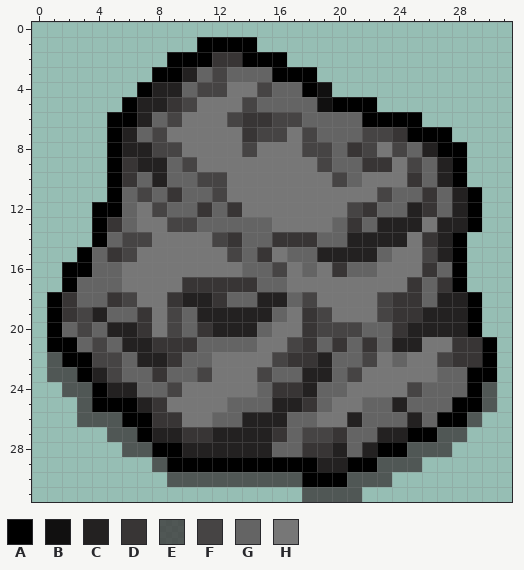
Pixel-art sprite -- Assets/Sprites/LavaDungeon/Rocksonlava.png. Above is the file before it was changed.
The file is 32x32 pixels. Pixels under 10% opacity are left out. Colours within 5 levels of each other are drawn and written as one.
Palette (. is transparent): A #000000  B #111010  C #232121  D #383535  E #383535bf  F #464444  G #646464  H #777777
The result:
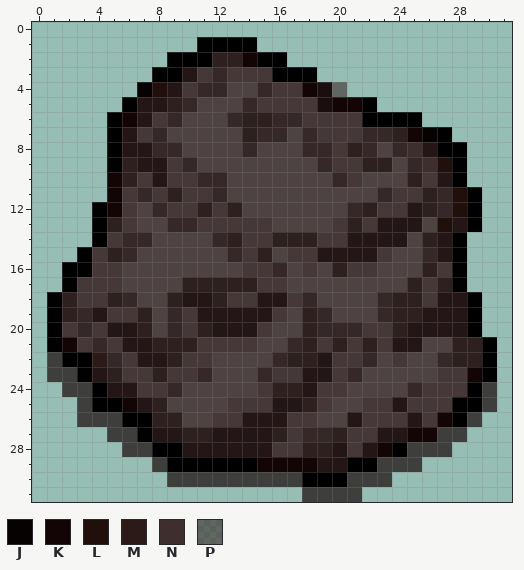
Colours new in this view: J #060201  K #130505  L #210f0c  M #2c1a18  N #3e2e2d  P #270c0c7d
The commit says: Rockonlava-barrier(recolor)
The exact change:
colour B: #111010 -> #1b0e0e
colour C: #232121 -> #241616
colour D: #383535 -> #2f2020
colour E: #383535bf -> #383535ef
colour F: #464444 -> #362828
colour G: #646464 -> #463838
colour H: #777777 -> #4f4242
y 2: x 14 A -> K
y 4: x 7..8 AC -> JL; x 18 A -> K; x 20 . -> P
y 5: x 20..21 AA -> KK
y 6: x 6 A -> K
y 7: x 25..26 AA -> KJ
y 8: x 25 G -> N
y 9: x 26..27 GC -> NL
y 10: x 5 A -> K
y 11..12: x 5 A -> K; x 27..28 GC -> FL
y 13: x 27 C -> L
y 21: x 2 A -> K
y 22: x 4 F -> M
y 23: x 5 F -> D; x 29 A -> K
y 25: x 6 A -> K
y 26: x 27 A -> K
y 27: x 25..26 AA -> KK
y 28: x 23 A -> K
y 29: x 15..18 AAAA -> KKKK
Where, in picture pixels (left, top, right, bottom), the same in both pictures:
changed: (47, 52, 497, 502)
